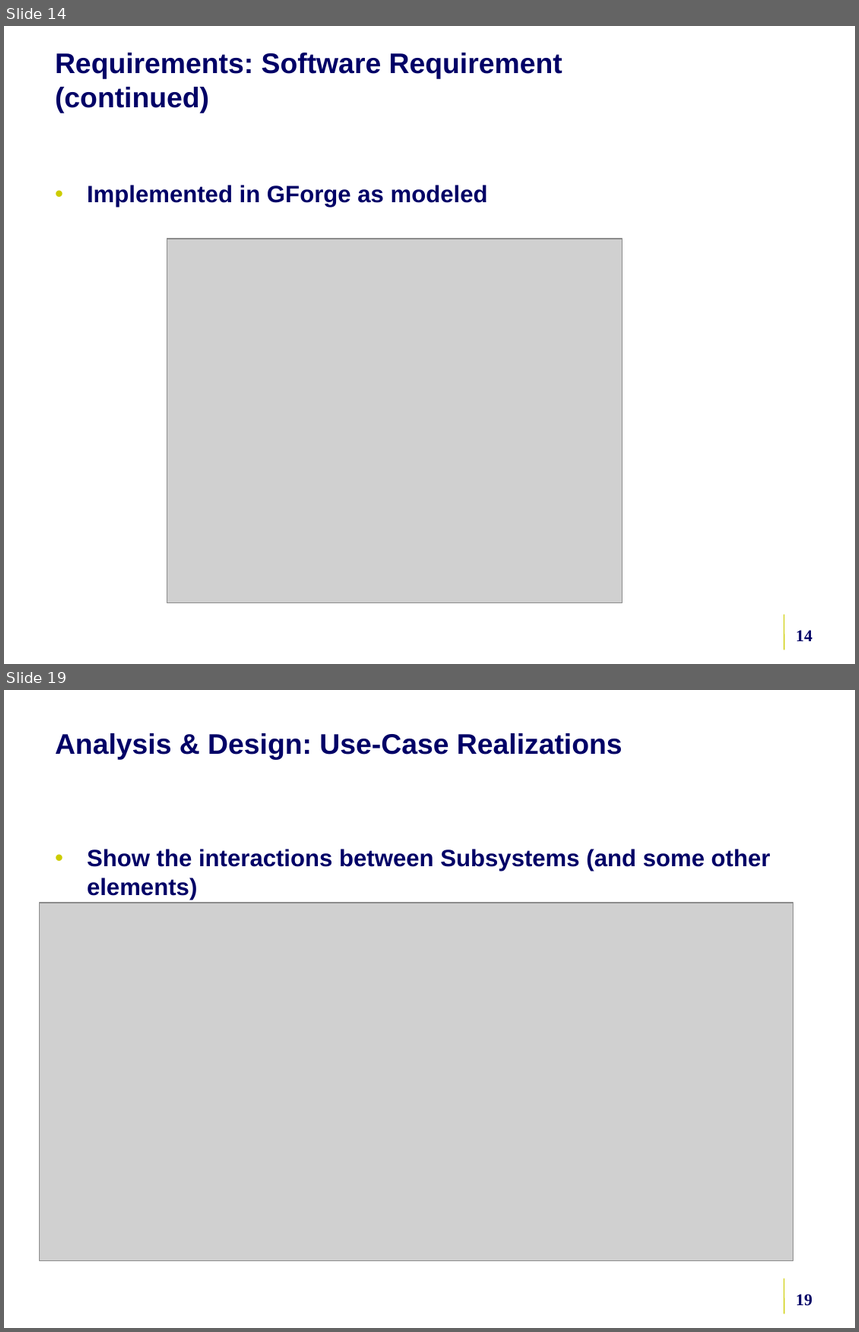
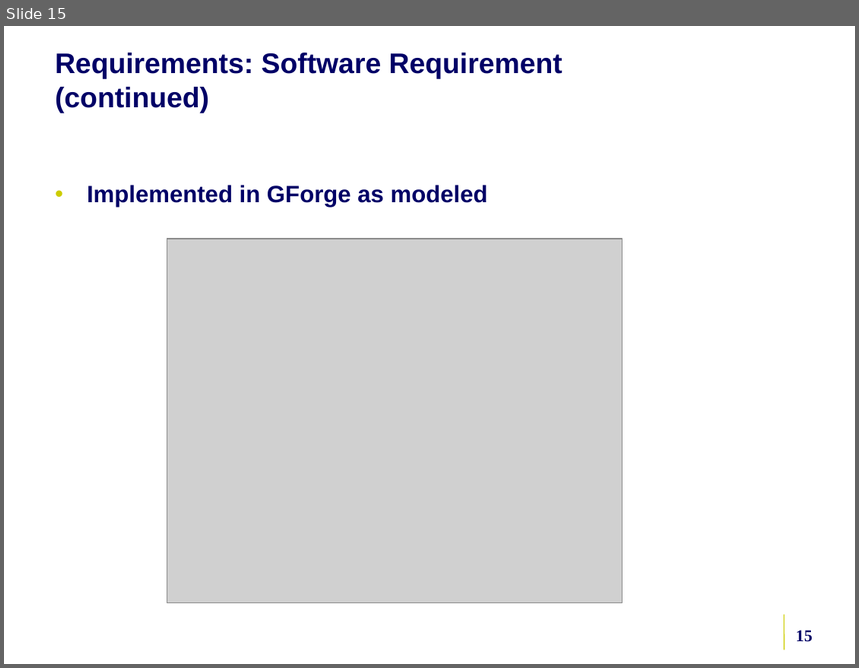
Before and after one commit to NCIP/caarray-docs, a slide deck: environment/references/5am_ncicb_development_process.ppt. Shown one above the other, each under a label of ours: slides 14 and 19 before the commit, slide 15 after it; the slides between them are not shown. The pictures are 859x1332 and 859x668 pixels, drawn with LibreOffice and Linux fonts; fonts in the diff are those of the drawing; grey boxes stand for pictures; background and template pictures are left out. Boxes give left, top, right and bottom in pixels: in the first picture for what was removed or moved away, otherwise in the second. Text is boxed around its words. In the diff, an @@ line names an element or a change of style, - is before the commit and + after.

```diff
--- a/environment/references/5am_ncicb_development_process.ppt
+++ b/environment/references/5am_ncicb_development_process.ppt
@@ slide 19 removed at (4, 690, 855, 1328), background picture (left out); not listed: 1 template element that a slide beside it also shows @@
@@ title removed at (55, 733, 623, 760) @@
-Analysis & Design: Use-Case Realizations
@@ text removed at (87, 849, 771, 900) @@
-• Show the interactions between Subsystems (and some other elements)
@@ picture removed at (40, 903, 794, 1262) @@
@@ page number removed at (796, 1294, 813, 1306) @@
-19
@@ what was slide 14 is now slide 15 @@
@@ page number at (796, 630, 813, 642): text changed @@
-14
+15
```
Also in this commit, not shown: 10 slides changed, 9 slides added, 6 other slides removed.
